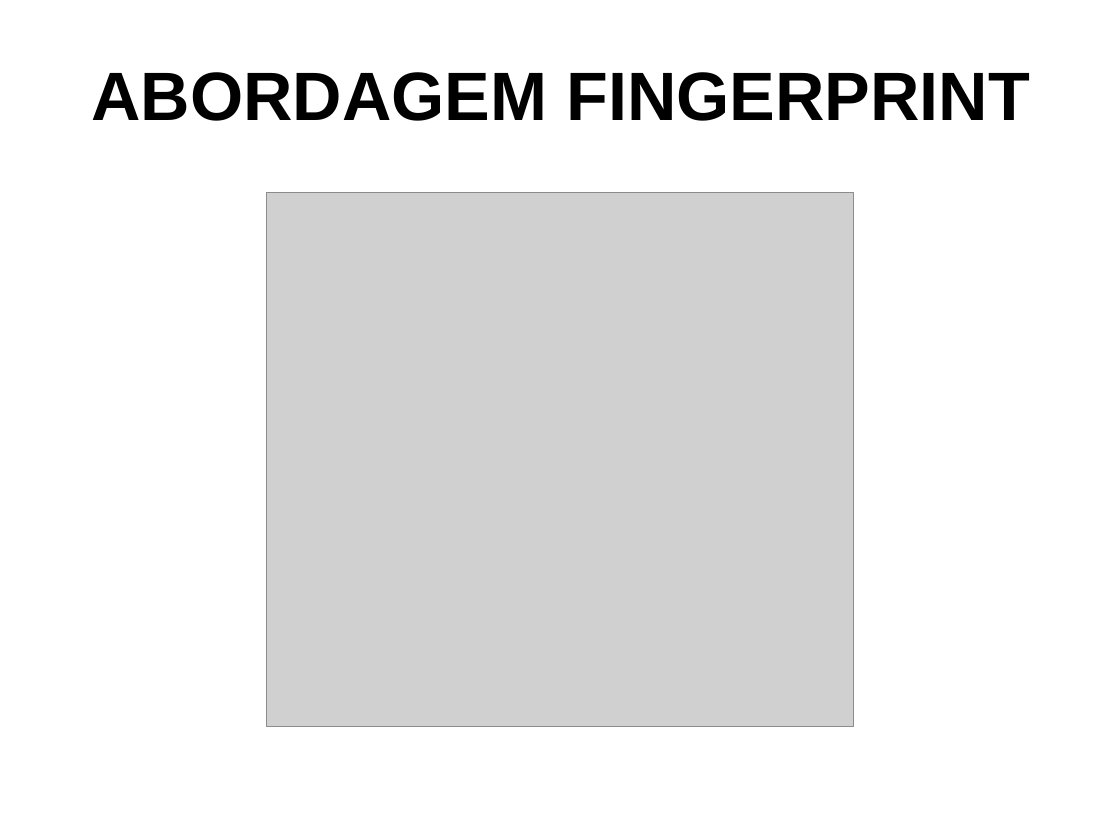
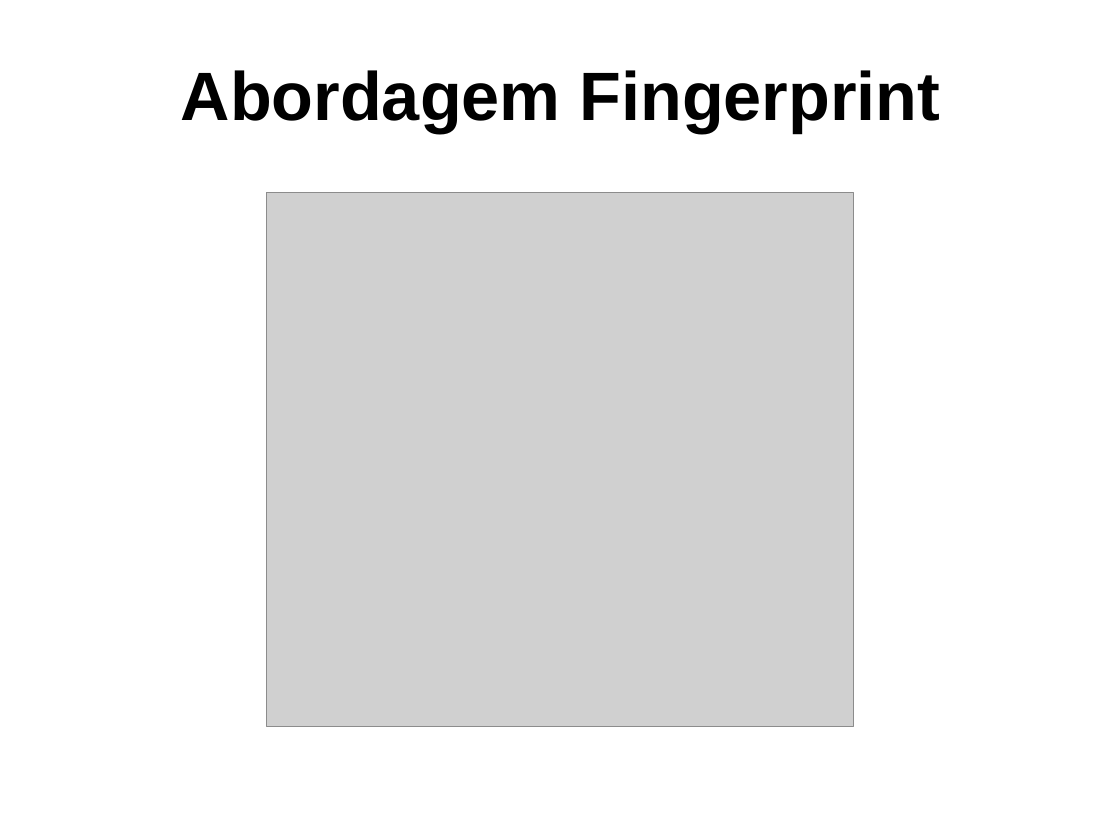
Before and after one commit to dalton-reis/tcc_bcc_2018_2_drkrause_DjonathanRafaelKrause, a slide deck: slide 19 of Textos/ApresentacaoTCC-DjonathanKrause.pptx. Drawn at 1120x840 pixels with LibreOffice and Linux fonts; fonts in the diff are those of the drawing; grey boxes stand for pictures; background and template pictures are left out. Boxes give left, top, right and bottom in pixels: in the first picture for what was removed or moved away, otherwise in the second. Text is boxed around its words. In the diff, an @@ line names an element or a change of style, - is before the commit and + after.

```diff
--- a/Textos/ApresentacaoTCC-DjonathanKrause.pptx
+++ b/Textos/ApresentacaoTCC-DjonathanKrause.pptx
@@ title at <box>181,70,941,133</box>: text changed @@
-ABORDAGEM FINGERPRINT
+Abordagem Fingerprint
```
Also in this commit, not shown: 13 other slides changed, 5 slides added, 46 other files.
